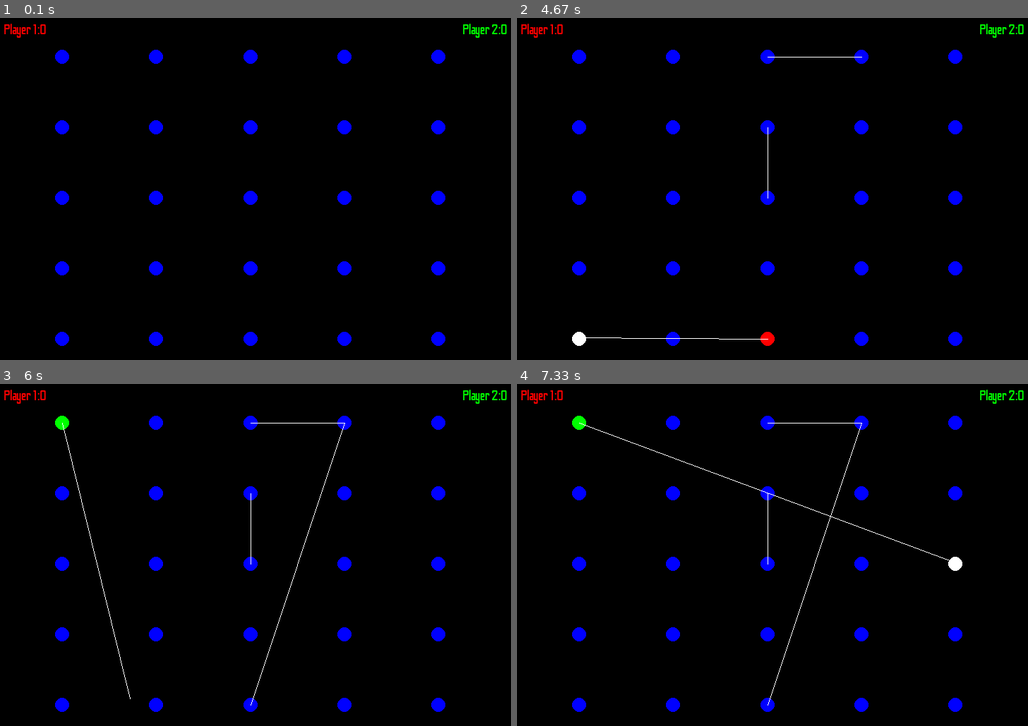
Above: before the commit, frames 1-4 (two rows, left to right).
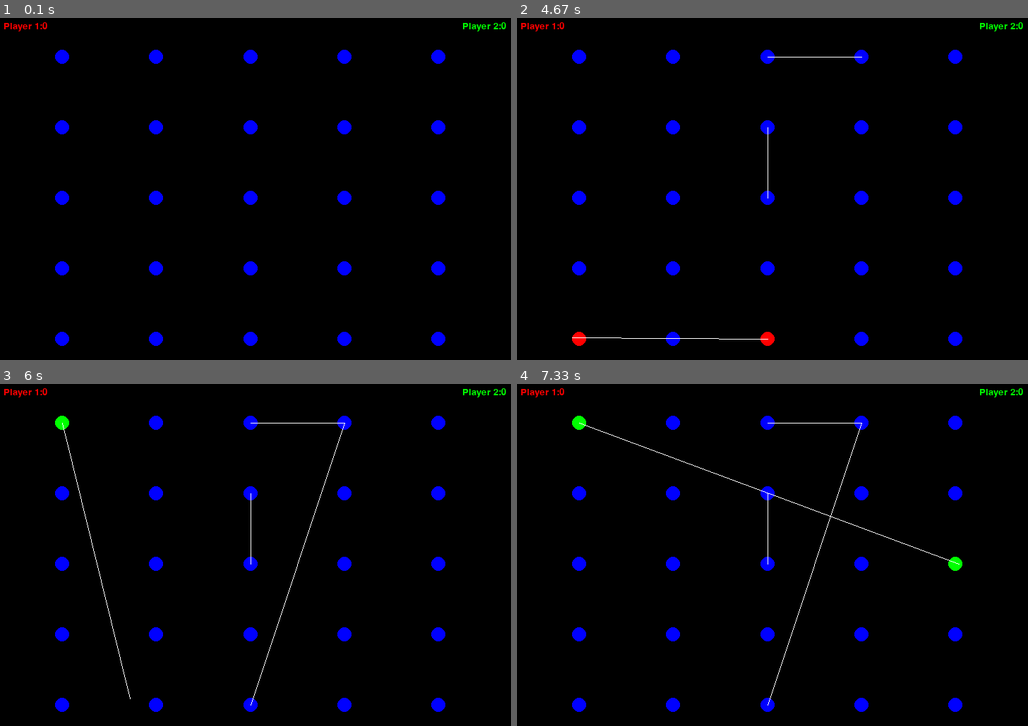
Above: after the commit, the same moments.

Repository: AravindSureshThakidayil/DotsAndBoxes
Game: pygame game, started from gameplay.py
The game is run twice, just before and just after one commit, with the same random seed, the same clock (stepped at 60 frames per second) and the same inputs.
Inputs (mouse positions are in pixels of both pictures, inside the frame that each line leads up to):
- Up to frame 1 (0.1 s): no input
- Up to frame 2 (4.67 s): click (767, 199) at 0.38 s; press the mouse at (578, 55) at 0.7 s; move the mouse to (578, 52) at 0.8 s; release the mouse at (578, 48) at 0.93 s; press the mouse at (956, 55) at 1.03 s; move the mouse to (838, 134) at 1.13 s; release the mouse at (726, 212) at 1.27 s; press the mouse at (578, 199) at 1.37 s; move the mouse to (746, 117) at 1.47 s; release the mouse at (915, 38) at 1.6 s; press the mouse at (767, 55) at 1.7 s; move the mouse to (869, 168) at 1.8 s; release the mouse at (966, 281) at 1.93 s; press the mouse at (578, 339) at 2.03 s; move the mouse to (706, 206) at 2.13 s; release the mouse at (828, 72) at 2.27 s; press the mouse at (956, 55) at 2.37 s; move the mouse to (777, 206) at 2.47 s; release the mouse at (593, 356) at 2.6 s; press the mouse at (767, 127) at 2.7 s; move the mouse to (757, 236) at 2.8 s; release the mouse at (746, 346) at 2.93 s; click (767, 55) at 3.05 s; press the mouse at (859, 55) at 3.37 s; move the mouse to (818, 195) at 3.47 s; release the mouse at (777, 336) at 3.6 s; click (767, 339) at 3.72 s; press the mouse at (859, 267) at 4.03 s; move the mouse to (905, 230) at 4.13 s; release the mouse at (951, 189) at 4.27 s; press the mouse at (767, 127) at 4.37 s; move the mouse to (670, 233) at 4.47 s; release the mouse at (573, 336) at 4.6 s
- Up to frame 3 (6 s): press the mouse at (342, 421) at 4.7 s; move the mouse to (194, 517) at 4.8 s; release the mouse at (40, 616) at 4.93 s; click (61, 421) at 5.05 s; press the mouse at (158, 705) at 5.37 s; move the mouse to (240, 585) at 5.47 s; release the mouse at (327, 469) at 5.6 s; press the mouse at (158, 493) at 5.7 s; move the mouse to (143, 596) at 5.8 s; release the mouse at (127, 698) at 5.93 s
- Up to frame 4 (7.33 s): press the mouse at (675, 493) at 6.03 s; move the mouse to (695, 531) at 6.13 s; release the mouse at (716, 568) at 6.27 s; press the mouse at (767, 493) at 6.37 s; move the mouse to (798, 537) at 6.47 s; release the mouse at (828, 585) at 6.6 s; press the mouse at (859, 565) at 6.7 s; move the mouse to (844, 541) at 6.8 s; release the mouse at (828, 520) at 6.93 s; press the mouse at (859, 565) at 7.03 s; move the mouse to (910, 565) at 7.13 s; release the mouse at (956, 565) at 7.27 s

The runs differ from the first frame. In frame 1, 0.3% of the frame differs, in the area x 0-100%, y 1-6%; in frame 2, 0.4%; in frame 3, 0.3%; in frame 4, 0.4%, in the area x 0-100%, y 1-55%.

Commit message:
Mass restructuring
Fixed bug ignored in previous edit, moved file, initiated removing unnecessary dirs

Diff:
--- a/DotsAndBoxes-main/DotsAndBoxes-main/game.py
+++ b/gameplay.py
@@ -7,34 +7,35 @@
 running = True
 player = 0 # alternates between 0 and 1 during the course of the game
 player_colours = ["red", "green"]
-player_lead=0
 
 dot_posns = [] * 25 # positions of each of the dots on the 5*5 grid
 for x in range(0, 5):
     for y in range(0, 5):
-        dot_posns.append(((x + 1) * screen.get_width() / 6,
-                          (y + 1) * screen.get_height() / 6))
+        dot_posns.append(((x+1) * screen.get_width() / 6,
+                          (y+1) * screen.get_height() / 6))
 
 dot_clicked = None
 lines = [] # stores lines already drawn
 potential_boxes = [] # all possible boxes
 score = [0, 0] # the scoreboard
+
 x=score[0]
 y=score[0]
 #text and fonts for points,score cards are created on screen
-font=pygame.font.Font("assets\OdibeeSans-Regular.ttf",20)
+font=pygame.font.Font(r"assets/OdibeeSans-Regular.ttf",20)
 p1_point=font.render("Player 1:"+str(x),True,"white","black")
 p2_point=font.render("Player 2:"+str(y).format(y),True,"white","black")
 #text for game over screen
-Font=pygame.font.Font("assets\DeliciousHandrawn-Regular.ttf",50)
+Font=pygame.font.Font(r"assets/DeliciousHandrawn-Regular.ttf",50)
 p1_wins=Font.render("Player 1 Wins !",True,"red","black")
 p2_wins=Font.render("Player 2 Wins !",True,"green","black")
 
-
 for i in range(4):
     for j in range(4):
-        potential_boxes.append([{dot_posns[5*i+j], dot_posns[5*i+j+1]}, {dot_posns[5*i+j+5], dot_posns[5*i+j]},
-                                {dot_posns[5*i+j+5], dot_posns[5*i+j+6]}, {dot_posns[5*i+j+1], dot_posns[5*i+j+6]}])
+        potential_boxes.append([{dot_posns[5*i+j], dot_posns[5*i+j+1]},
+                                {dot_posns[5*i+j+5], dot_posns[5*i+j]},
+                                {dot_posns[5*i+j+5], dot_posns[5*i+j+6]},
+                                {dot_posns[5*i+j+1], dot_posns[5*i+j+6]}])
 
 while running:
     for event in pygame.event.get():
@@ -44,30 +45,37 @@
     screen.fill("black")
     dots = []
     for dot_posn in dot_posns:
-        dots += [pygame.draw.circle(screen, "blue", pygame.Vector2(*dot_posn), 10)]
+        dots += [pygame.draw.circle(screen, "blue",
+                                    pygame.Vector2(*dot_posn), 10)]
 
     for i in range(25):
         mouse_pos = pygame.mouse.get_pos()
         if dots[i].collidepoint(mouse_pos):
-            dots[i] = pygame.draw.circle(screen, "white", pygame.Vector2(*dot_posns[i]), 10)
+            dots[i] = pygame.draw.circle(screen, player_colours[player],
+                                         pygame.Vector2(*dot_posns[i]), 10)
             if pygame.mouse.get_pressed()[0]:
                 if dot_clicked == None:
                     dot_clicked = i
-                elif i in {dot_clicked + 1, dot_clicked - 1, dot_clicked + 5, dot_clicked - 5}:
+                elif i in {dot_clicked + 1, dot_clicked - 1,
+                           dot_clicked + 5, dot_clicked - 5}:
                     if {dot_posns[dot_clicked], dot_posns[i]} not in lines:
                         line = {dot_posns[dot_clicked], dot_posns[i]}
                         lines.append(line)
                         for potential_box in potential_boxes:
                             if line in potential_box:
                                 potential_box.remove(line)
-                            if potential_box == []:
-                                score[player] += 1
-                                potential_boxes.remove([])
-                                print(score)
-
                     dot_clicked = None
                     player = (player + 1) % 2
                     pygame.mouse.set_pos(mouse_pos[0] - 20, mouse_pos[1])
+                elif i == dot_clicked:
+                    dot_clicked = None
+                break
+
+    for potential_box in potential_boxes:
+        if potential_box == []:
+            score[player] += 1
+            potential_boxes.remove([])
+            print(score)
 
     if dot_clicked != None:
         dots[dot_clicked] = pygame.draw.circle(screen, player_colours[player], pygame.Vector2(*dot_posns[dot_clicked]), 10)
@@ -75,6 +83,7 @@
 
     for line in lines:
         pygame.draw.line(screen, "white", *line)
+
     p1_point=font.render("Player 1:"+ str(score[0]), True, "red", "black") #Code for updating score
     p2_point=font.render("Player 2:"+ str(score[1]), True, "green", "black")
     screen.blit(p1_point, (50, 50))
@@ -99,4 +108,3 @@
     pygame.display.flip()
 
 pygame.quit()
-#eof
